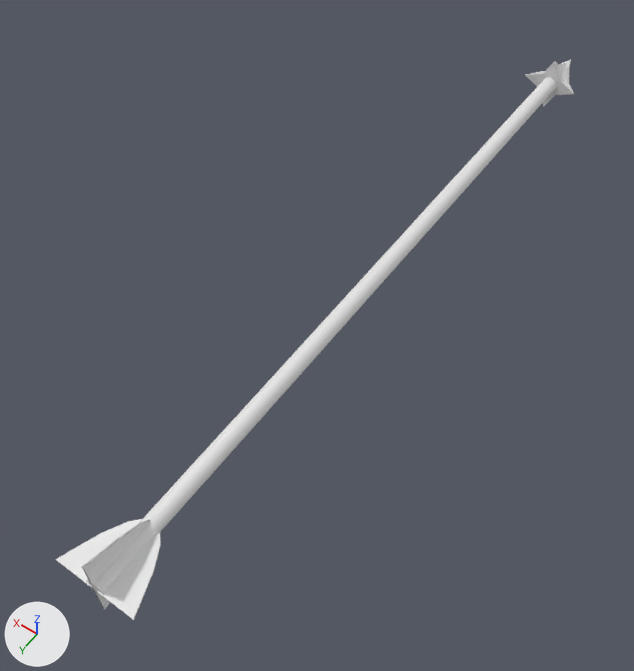
The Blender file Assets/Models/Arrow.blend as it was, and as the next commit left it.
Camera for both pictures: a camera (50 mm lens) standing at (-0.492, 0.886, 1.099) and looking at (0.053, 0.122, -0.101). The lights are fixed; the arrows at lower left show +X, +Y and +Z.

Before the edit, the objects in view are built like this:
```python
me_cube = bpy.data.meshes.new('Cube')
me_cube.from_pydata(...)  # 17 vertices, 10 faces; spans x -0.02..1.0, y -1.0..1.0, z -0.03..1.0
me_cube_001 = bpy.data.meshes.new('Cube.001')
me_cube_001.from_pydata(...)  # 28 vertices, 16 faces; spans x -0.02..1.0, y -1.0..1.0, z -0.02..1.0
me_cylinder = bpy.data.meshes.new('Cylinder')
me_cylinder.from_pydata(...)  # a 32-sided cylinder along z spanning x -1.0..1.0, y -1.0..1.0, z -1.0..1.0
ob_feathers = bpy.data.objects.new('Feathers', me_cube_001)
ob_feathers.location = (0.0, 0.631, 0.0)
ob_feathers.scale = (0.0695, 0.0629, 0.0695)
_m = ob_feathers.modifiers.new('Mirror', 'MIRROR')
_m.use_axis = (True, False, True)
ob_head = bpy.data.objects.new('Head', me_cube)
ob_head.location = (0.0, -0.668, 0.0)
ob_head.scale = (0.0561, 0.0507, 0.0561)
_m = ob_head.modifiers.new('Mirror', 'MIRROR')
_m.use_axis = (True, False, True)
ob_shaft = bpy.data.objects.new('Shaft', me_cylinder)
ob_shaft.location = (0.0, 0.014, 0.0)
ob_shaft.rotation_euler = (1.571, 0.0, 0.0)  # degrees (90, 0, 0)
ob_shaft.scale = (0.015, 0.015, 0.678)
```
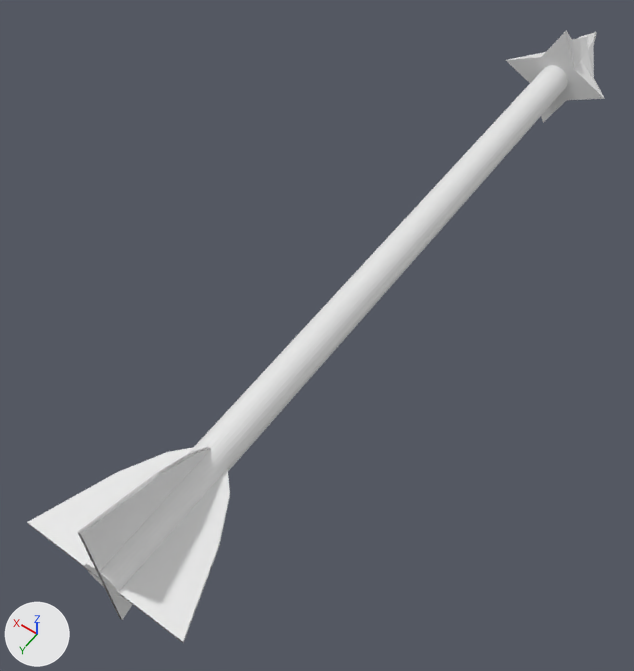
Where the newer file only moved an object's origin or applied its transform, the numbers keep the older frame.

Diff of the bpy script that builds the scene:
```diff
--- a/Assets/Models/Arrow.blend.py
+++ b/Assets/Models/Arrow.blend.py
@@ me_cylinder @@
 me_cylinder.from_pydata(...)  # 64 vertices, 34 faces; spans x -1.0..1.0, y -1.0..1.0, z -1.0..1.0
 # used by ob_shaft; location = (0.0, 0.014, 0.0); rotation_euler = (1.571, 0.0, 0.0), in degrees (90, 0, 0); scale = (0.015, 0.015, 0.678)
+# me_cylinder part 1: the whole mesh is scaled about its middle by (2, 2, 1), then moved by (0.0, 0.0, 0.02)
@@ me_cube @@
 me_cube.from_pydata(...)  # 17 vertices, 10 faces; spans x -0.02..1.0, y -1.0..1.0, z -0.03..1.0
 # used by ob_head; location = (0.0, -0.668, 0.0); scale = (0.0561, 0.0507, 0.0561)
+# me_cube part 2: the whole mesh is scaled about its middle by (0.112, 0.101, 0.112), then moved by (-0.44, -0.74, -0.43)
@@ me_cube_001 @@
 me_cube_001.from_pydata(...)  # 28 vertices, 16 faces; spans x -0.02..1.0, y -1.0..1.0, z -0.02..1.0
 # used by ob_feathers; location = (0.0, 0.631, 0.0); scale = (0.0695, 0.0629, 0.0695)
+# me_cube_001 part 3: the whole mesh is scaled about its middle by (0.139, 0.126, 0.139), then moved by (-0.42, 0.55, -0.42)
@@ ob_head @@
 ob_head = bpy.data.objects.new('Head', me_cube)
-ob_head.location = (0.0, -0.668, 0.0)
-ob_head.scale = (0.0561, 0.0507, 0.0561)
+ob_head.location = (0.0, 0.0, 0.0)
 _m = ob_head.modifiers.new('Mirror', 'MIRROR')
@@ ob_feathers @@
 ob_feathers = bpy.data.objects.new('Feathers', me_cube_001)
-ob_feathers.location = (0.0, 0.631, 0.0)
-ob_feathers.scale = (0.0695, 0.0629, 0.0695)
+ob_feathers.location = (0.0, 0.0, 0.0)
 _m = ob_feathers.modifiers.new('Mirror', 'MIRROR')
```

Location of each change, (x1, y1, x2, y2) in pixels of the pictures (634 x 671 px):
'Shaft', mesh rescaled: before (86, 78, 556, 595); after (85, 65, 568, 596)
'Feathers', moved, rescaled (92% wider, 93% taller): before (56, 519, 161, 620); after (27, 447, 230, 643)
'Head', moved, rescaled (100% wider, 98% taller): before (525, 60, 574, 106); after (506, 31, 605, 123)
